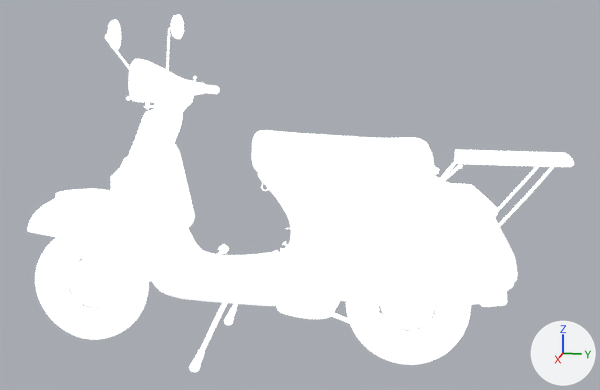
An edit to the glTF model mopped-1/mopped-1.glb, drawn before and after from the same camera.
Before and after are seen from a camera (50 mm lens) standing at (289.0, 54.0, 79.0) and looking at (1.0, -4.0, 7.0). Lighting does not change. The marker at lower right points along +X, +Y and +Z. Where no turn or scale is listed for an object, it has been applied to the vertices.

Objects in the first picture: 'body_attachments_mesh'.
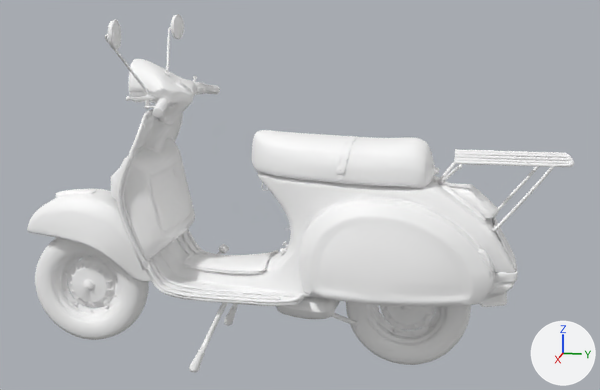
Pixel boxes [x1, y1, x2, y2] of what changed, in the pictures (600 x 390 px):
'body_attachments_mesh', recoloured: [27, 14, 574, 372] in both

The edits, one by one:
Material 'Material.005' (mat_material_005) is new.
Its base color is (1.0, 1.0, 1.0) (white #ffffff).
me_mesh_002 has 46605 vertices, 92282 faces and spans x -35.0..35.0, y -111.0..90.0, z -56.0..70.0.
me_mesh_002 no longer uses material mat_material.
me_mesh_002 now uses material mat_material_005 (white #ffffff).
